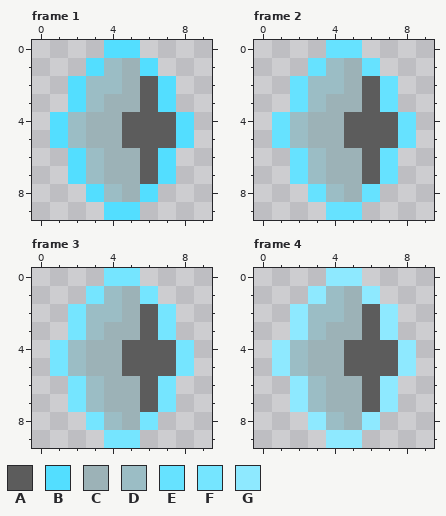
Edited in one commit: pixel-art file (Art/misc/portals/portal_idle.ase). This is how it looked before the edit.
10x10 pixels, 7 frames. Shown: frame 1, frame 2, frame 3, frame 4. The commit also changed other frames, which this record leaves out.
Palette (. is transparent): A #5c5c5c  B #53deff  C #9cb2b7  D #9bbdc5  E #66e2ff  F #75e5ff  G #8ee9ff
Pixels before, frame 1, first column x 1:
 0 ...BB...
 1 ..BDCB..
 2 .BDDCAB.
 3 .BDCCAB.
 4 BDCCAAAB
 5 BDCCAAAB
 6 .BDCCAB.
 7 .BDCCAB.
 8 ..BDCB..
 9 ...BB...
Pixels before, frame 2, first column x 1:
 0 ...EE...
 1 ..EDCE..
 2 .EDDCAE.
 3 .EDCCAE.
 4 EDCCAAAE
 5 EDCCAAAE
 6 .EDCCAE.
 7 .EDCCAE.
 8 ..EDCE..
 9 ...EE...
Pixels before, frame 3, first column x 1:
 0 ...FF...
 1 ..FDCF..
 2 .FDDCAF.
 3 .FDCCAF.
 4 FDCCAAAF
 5 FDCCAAAF
 6 .FDCCAF.
 7 .FDCCAF.
 8 ..FDCF..
 9 ...FF...
Pixels before, frame 4, first column x 1:
 0 ...GG...
 1 ..GDCG..
 2 .GDDCAG.
 3 .GDCCAG.
 4 GDCCAAAG
 5 GDCCAAAG
 6 .GDCCAG.
 7 .GDCCAG.
 8 ..GDCG..
 9 ...GG...
After:
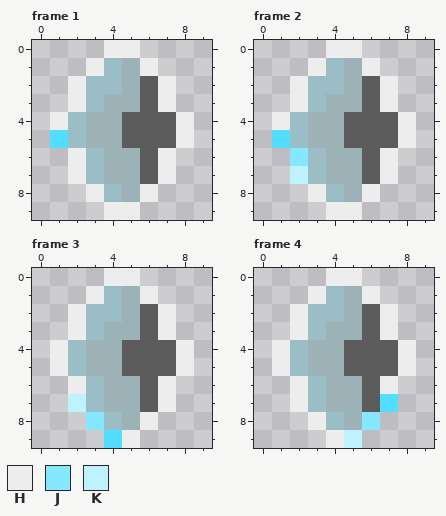
Colours new in this view: H #ededed  J #85e8ff  K #bef2ff
Commit: double check update
Diff:
Frame 1, layer "blue_portal":
y 0: x 4..5 BB -> HH
y 1: x 3 B -> H; x 6 B -> H
y 2..3: x 2 B -> H; x 7 B -> H
y 4: x 1 B -> H; x 8 B -> H
y 5: x 8 B -> H
y 6..7: x 2 B -> H; x 7 B -> H
y 8: x 3 B -> H; x 6 B -> H
y 9: x 4..5 BB -> HH
Frame 2, layer "blue_portal":
y 0: x 4..5 EE -> HH
y 1: x 3 E -> H; x 6 E -> H
y 2..3: x 2 E -> H; x 7 E -> H
y 4: x 1 E -> H; x 8 E -> H
y 5: x 1 E -> B; x 8 E -> H
y 6: x 2 E -> J; x 7 E -> H
y 7: x 2 E -> K; x 7 E -> H
y 8: x 3 E -> H; x 6 E -> H
y 9: x 4..5 EE -> HH
Frame 3, layer "blue_portal":
y 0: x 4..5 FF -> HH
y 1: x 3 F -> H; x 6 F -> H
y 2..3: x 2 F -> H; x 7 F -> H
y 4..5: x 1 F -> H; x 8 F -> H
y 6: x 2 F -> H; x 7 F -> H
y 7: x 2 F -> K; x 7 F -> H
y 8: x 3 F -> J; x 6 F -> H
y 9: x 4..5 FF -> BH
Frame 4, layer "blue_portal":
y 0: x 4..5 GG -> HH
y 1: x 3 G -> H; x 6 G -> H
y 2..3: x 2 G -> H; x 7 G -> H
y 4..5: x 1 G -> H; x 8 G -> H
y 6: x 2 G -> H; x 7 G -> H
y 7: x 2 G -> H; x 7 G -> B
y 8: x 3 G -> H; x 6 G -> J
y 9: x 4..5 GG -> HK
Boxes around the changes in both pictures, in picture pixels (x1, y1, x2, y2):
changed: (50, 40, 194, 220)
changed: (272, 40, 416, 220)
changed: (50, 268, 194, 448)
changed: (272, 268, 416, 448)
